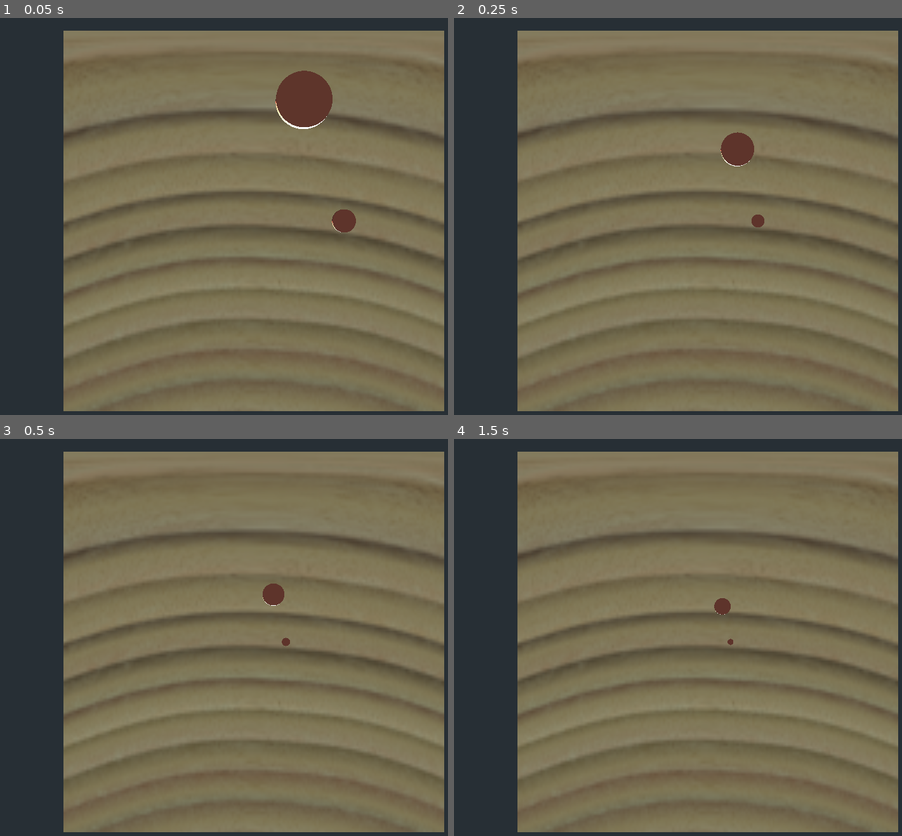
Above: before the commit, frames 1-4 (two rows, left to right).
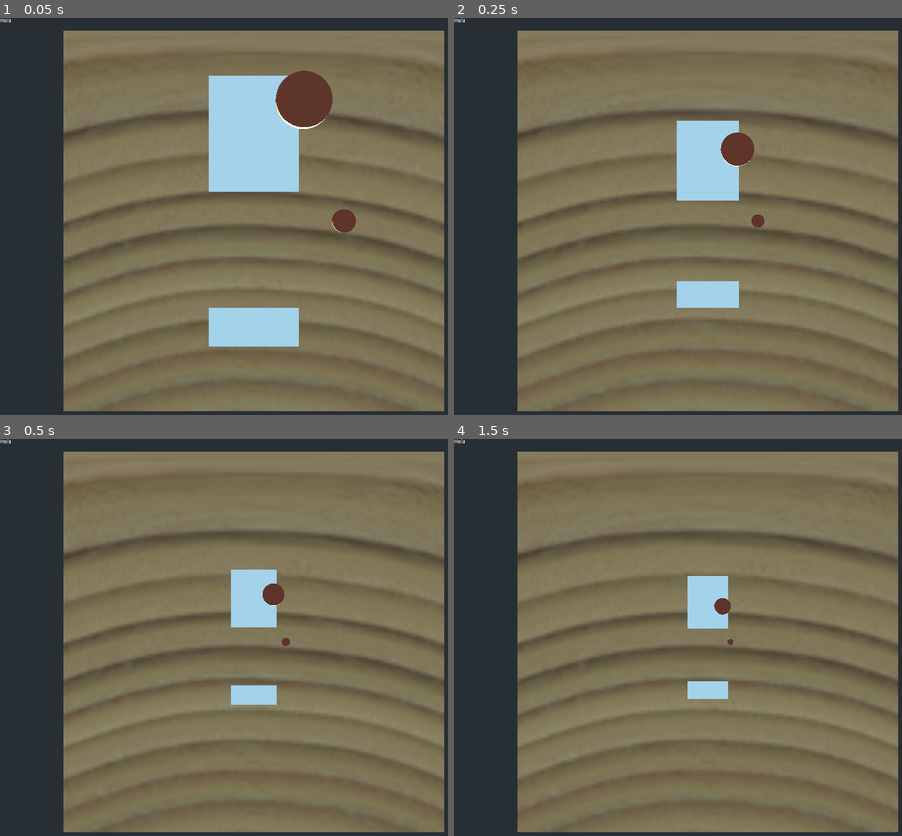
Above: after the commit, the same moments.

Repository: turulomio/gdparchis
Game: Godot game, scene res://Game4.tscn
Two runs of this game, one before a commit and one after it. Both use one fixed random seed, a clock stepped at 60 frames per second and the inputs below.
Inputs (mouse positions are in pixels of both pictures, inside the frame that each line leads up to):
- Up to frame 1 (0.05 s): no input
- Up to frame 2 (0.25 s): no input
- Up to frame 3 (0.5 s): no input
- Up to frame 4 (1.5 s): move the mouse to (821, 621) at 0.52 s; click (821, 621) at 0.6 s; tap Enter at 1.25 s; move the mouse to (606, 661) at 1.27 s; click (606, 661) at 1.35 s

The runs differ from the first frame. In frame 1, 7.3% of the frame differs, in the area x 0-67%, y 0-83%; in frame 2, 3.5%; in frame 3, 1.9%; in frame 4, 1.5%.

Commit message:
Added sqares

Diff:
--- /dev/null
+++ b/4_square_normal.gd
@@ -0,0 +1,7 @@
+extends KinematicBody
+
+var gravity : int = 800
+var vel : Vector3 = Vector3(0,-100,0)
+
+func _physics_process(delta):
+	move_and_slide(vel,Vector3.UP)
--- /dev/null
+++ b/4_square_normal.tscn
@@ -0,0 +1,26 @@
+[gd_scene load_steps=5 format=2]
+
+[ext_resource path="res://4_square_normal.gd" type="Script" id=1]
+
+[sub_resource type="CubeMesh" id=1]
+
+[sub_resource type="SpatialMaterial" id=3]
+
+[sub_resource type="BoxShape" id=2]
+
+[node name="4_square_normal" type="KinematicBody"]
+script = ExtResource( 1 )
+
+[node name="MeshInstance" type="MeshInstance" parent="."]
+transform = Transform( 3, 0, 0, 0, 0.1, 0, 0, 0, 7, 0, 0, 0 )
+mesh = SubResource( 1 )
+material/0 = SubResource( 3 )
+
+[node name="CollisionShape" type="CollisionShape" parent="."]
+transform = Transform( 3, 0, 0, 0, 0.1, 0, 0, 0, 7, 0, 0, 0 )
+shape = SubResource( 2 )
+
+[node name="RichTextLabel" type="RichTextLabel" parent="."]
+margin_right = 40.0
+margin_bottom = 40.0
+text = "Hola"
--- a/Game4.gd
+++ b/Game4.gd
@@ -29,3 +29,5 @@
 		var object=get_object_under_mouse()
 		if object.filename=="res://Piece.tscn":
 			object.global_transform.origin.y=20
+		if object.filename=="res://4_square_normal.tscn":
+			object.global_transform.origin.y=20
--- a/Game4.tscn
+++ b/Game4.tscn
@@ -1,8 +1,9 @@
-[gd_scene load_steps=5 format=2]
+[gd_scene load_steps=6 format=2]
 
 [ext_resource path="res://Board4.tscn" type="PackedScene" id=1]
 [ext_resource path="res://Piece.tscn" type="PackedScene" id=2]
 [ext_resource path="res://Game4.gd" type="Script" id=3]
+[ext_resource path="res://4_square_normal.tscn" type="PackedScene" id=4]
 
 [sub_resource type="PhysicsMaterial" id=1]
 
@@ -23,8 +24,20 @@
 transform = Transform( 65, 0, 0, 0, 1, 0, 0, 0, 65, 0, 0, 0 )
 physics_material_override = SubResource( 1 )
 
-[node name="Piece" parent="." groups=["pieces"] instance=ExtResource( 2 )]
+[node name="piece_red_1" parent="." groups=["pieces"] instance=ExtResource( 2 )]
 transform = Transform( 2.8, 0, 0, 0, 2.8, 0, 0, 0, 2.8, 5, 76, -12.076 )
 
-[node name="Piece2" parent="." groups=["pieces"] instance=ExtResource( 2 )]
+[node name="piece_red_2" parent="." groups=["pieces"] instance=ExtResource( 2 )]
 transform = Transform( 1, 0, 0, 0, 1, 0, 0, 0, 1, 7.753, 80.061, 0 )
+
+[node name="square_73" parent="." instance=ExtResource( 4 )]
+transform = Transform( -4.37114e-08, 0, 1, 0, 1, 0, -1, 0, -4.37114e-08, 0, 60, -19.5 )
+
+[node name="square_74" parent="." instance=ExtResource( 4 )]
+transform = Transform( -4.37114e-08, 0, 1, 0, 1, 0, -1, 0, -4.37114e-08, 0, 60, -13.5 )
+
+[node name="square_75" parent="." instance=ExtResource( 4 )]
+transform = Transform( -4.37114e-08, 0, 1, 0, 1, 0, -1, 0, -4.37114e-08, 0, 60, -7.5 )
+
+[node name="square_2" parent="." instance=ExtResource( 4 )]
+transform = Transform( -4.37114e-08, 0, 1, 0, 1, 0, -1, 0, -4.37114e-08, 0, 60, 16.5 )
